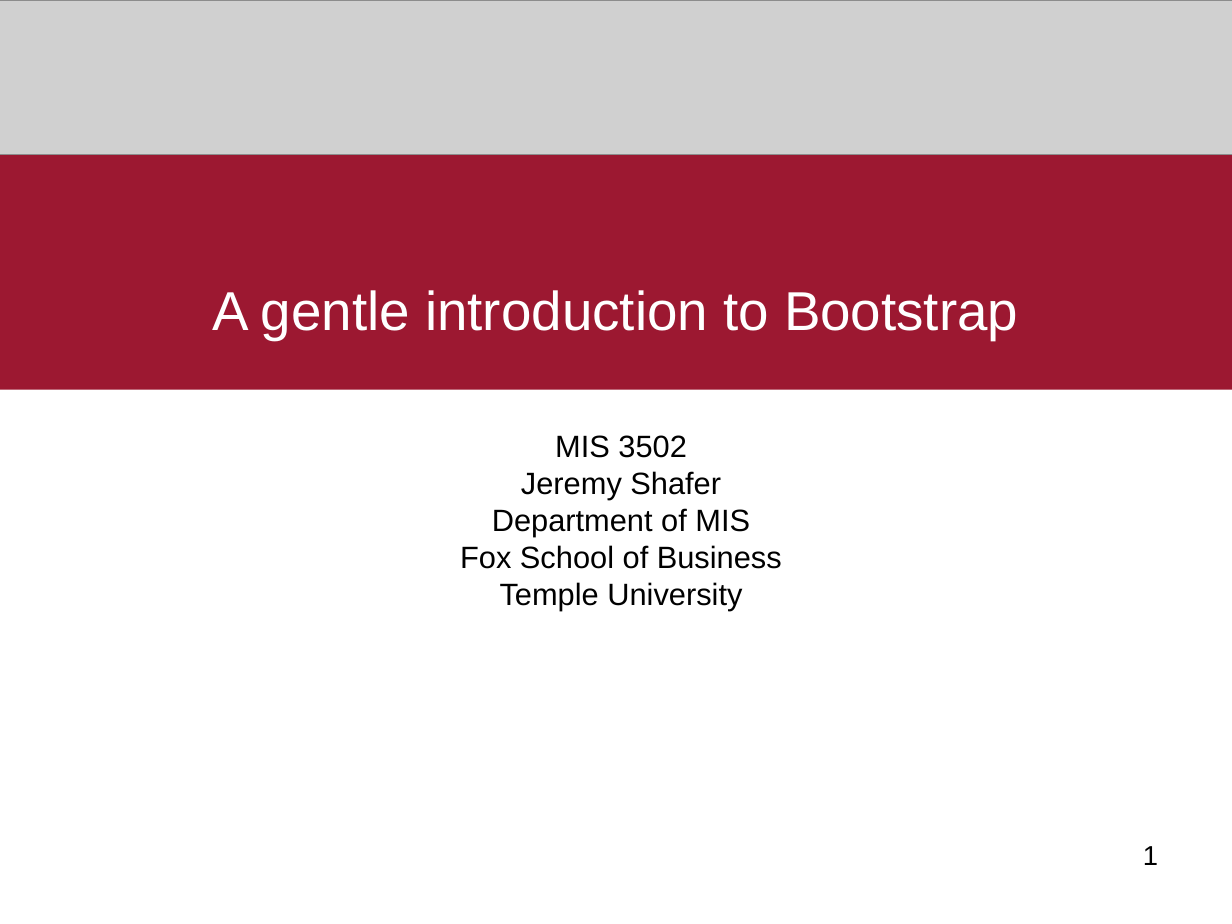
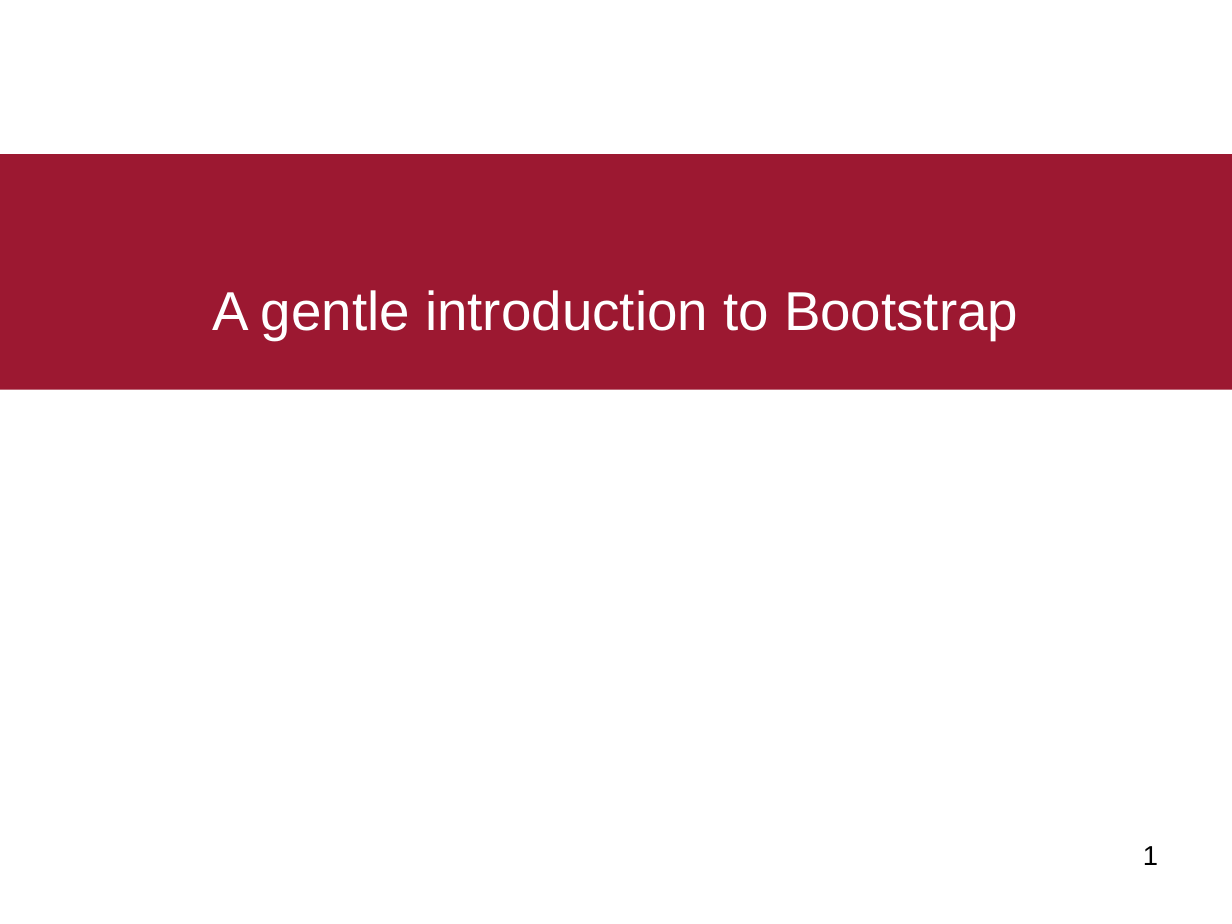
Before and after one commit to ekof-dss/teaching-samples-2021-22, a slide deck: slide 1 of presentations/03-03-gentle-introduction-to-bootstrap.ppt. Drawn at 1232x924 pixels with LibreOffice and Linux fonts; fonts in the diff are those of the drawing; grey boxes stand for pictures. Boxes give left, top, right and bottom in pixels: in the first picture for what was removed or moved away, otherwise in the second. Text is boxed around its words. In the diff, an @@ line names an element or a change of style, - is before the commit and + after.

Commit message:
popravio

```diff
--- a/presentations/03-03-gentle-introduction-to-bootstrap.ppt
+++ b/presentations/03-03-gentle-introduction-to-bootstrap.ppt
@@ picture removed at [0, 0, 1232, 154] @@
@@ text removed at [460, 435, 782, 611] @@
-MIS 3502
-Jeremy Shafer
-Department of MIS
-Fox School of Business
-Temple University
```
